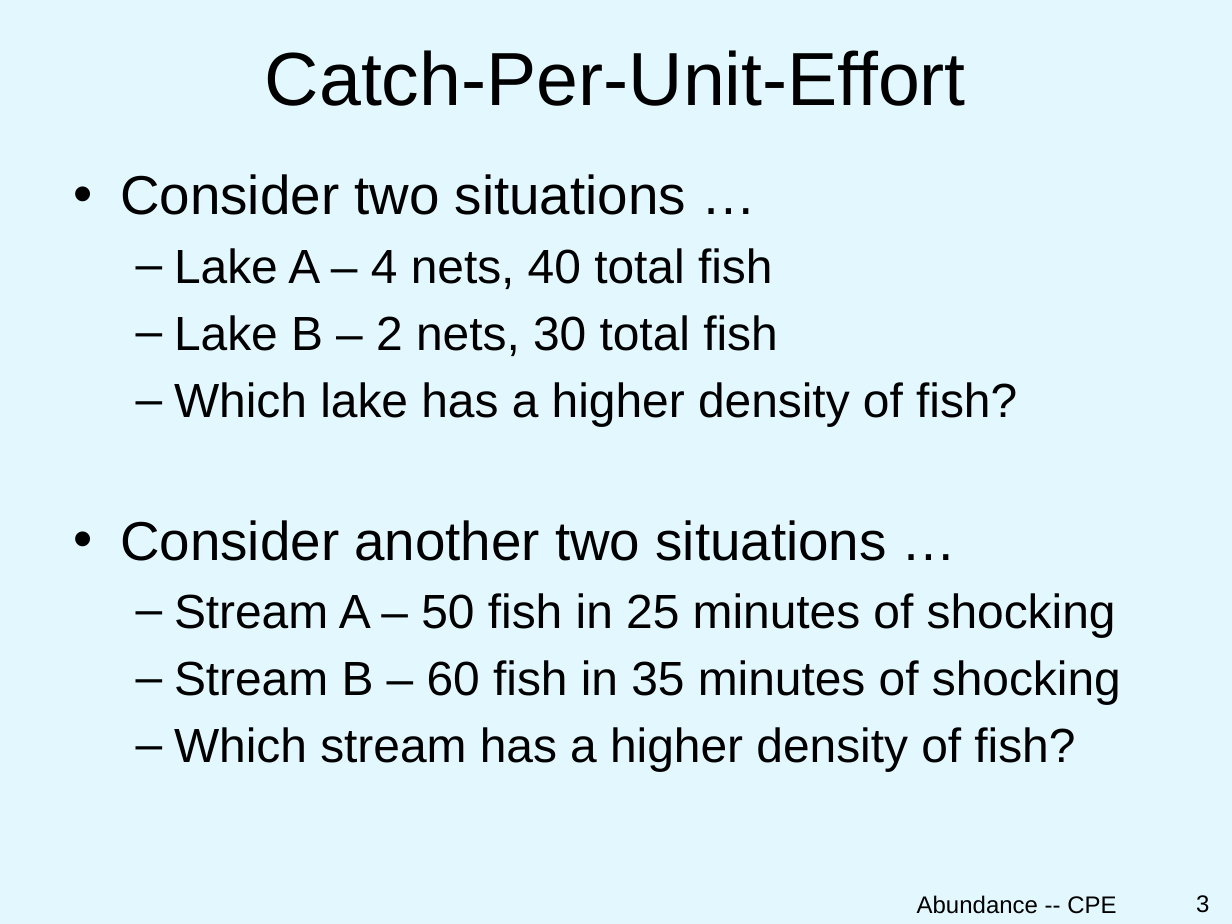
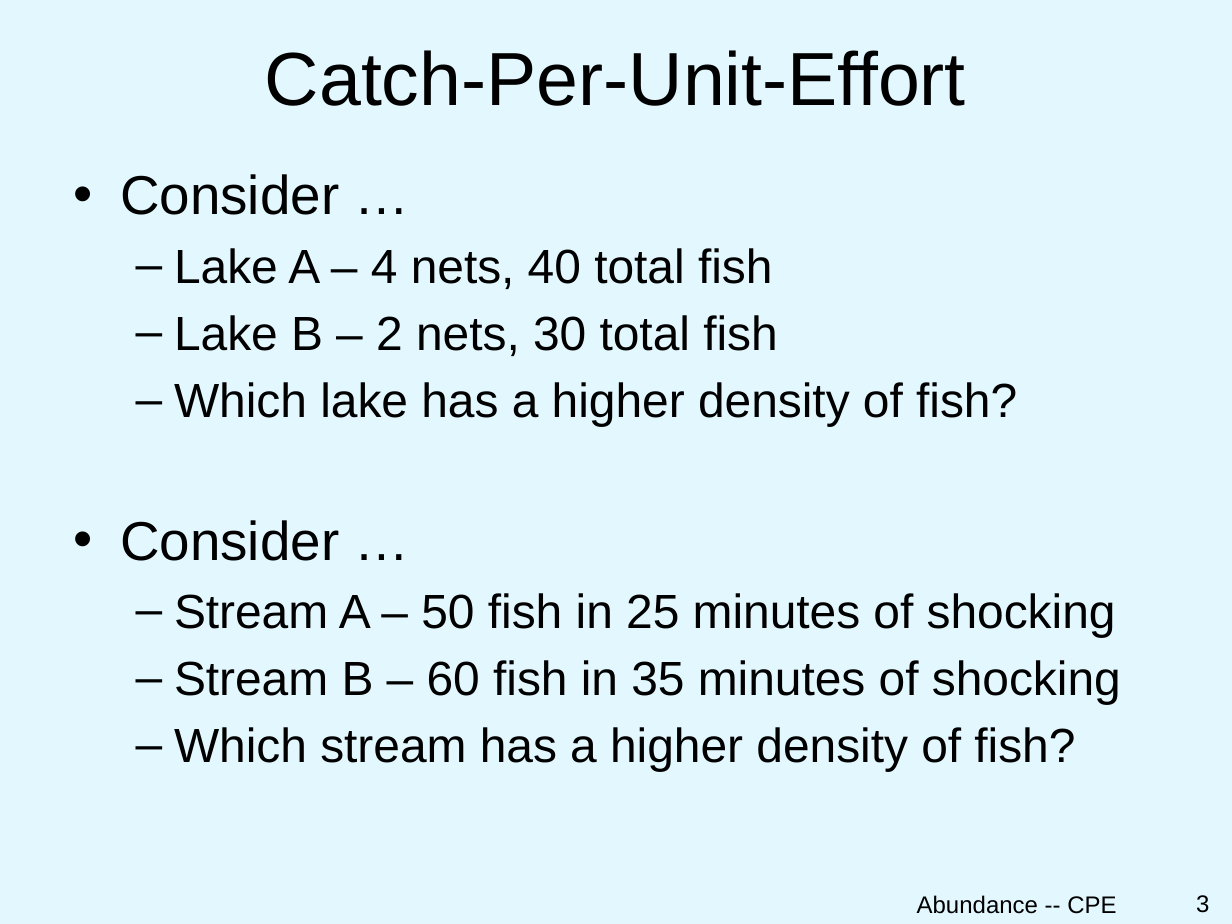
Before and after one commit to droglenc/NCNRS349, a slide deck: slide 3 of modules/CPE/PPT.pptx. Drawn at 1232x924 pixels with LibreOffice and Linux fonts; fonts in the diff are those of the drawing; background and template pictures are left out. Boxes give left, top, right and bottom in pixels: in the first picture for what was removed or moved away, otherwise in the second. Text is boxed around its words. In the diff, an @@ line names an element or a change of style, - is before the commit and + after.

```diff
--- a/modules/CPE/PPT.pptx
+++ b/modules/CPE/PPT.pptx
@@ text at [120,174,339,215]: text changed @@
-• Consider two situations …
+• Consider …
@@ text at [120,520,339,561]: text changed @@
-• Consider another two situations …
+• Consider …
```
Also in this commit, not shown: 2 other files.
